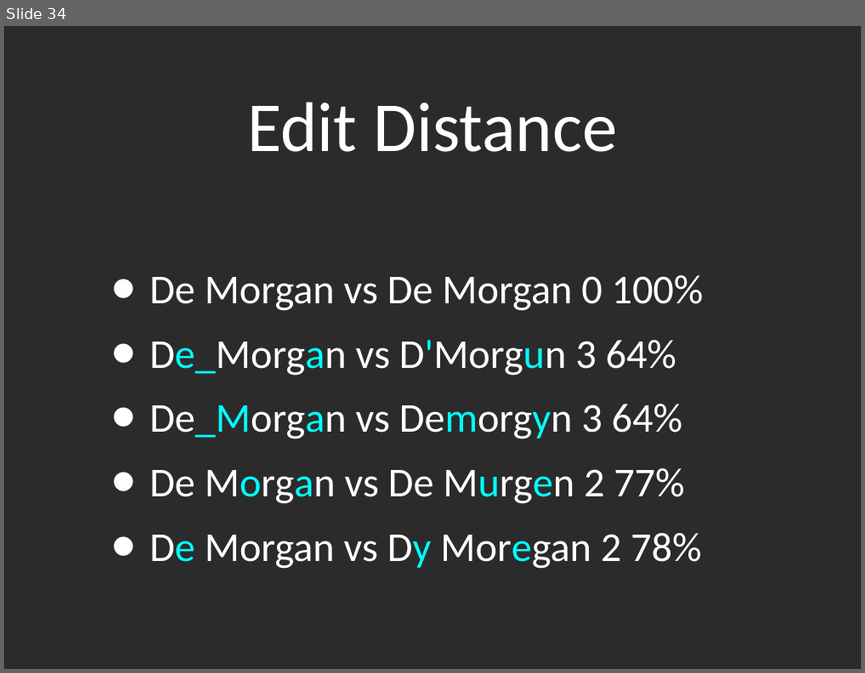
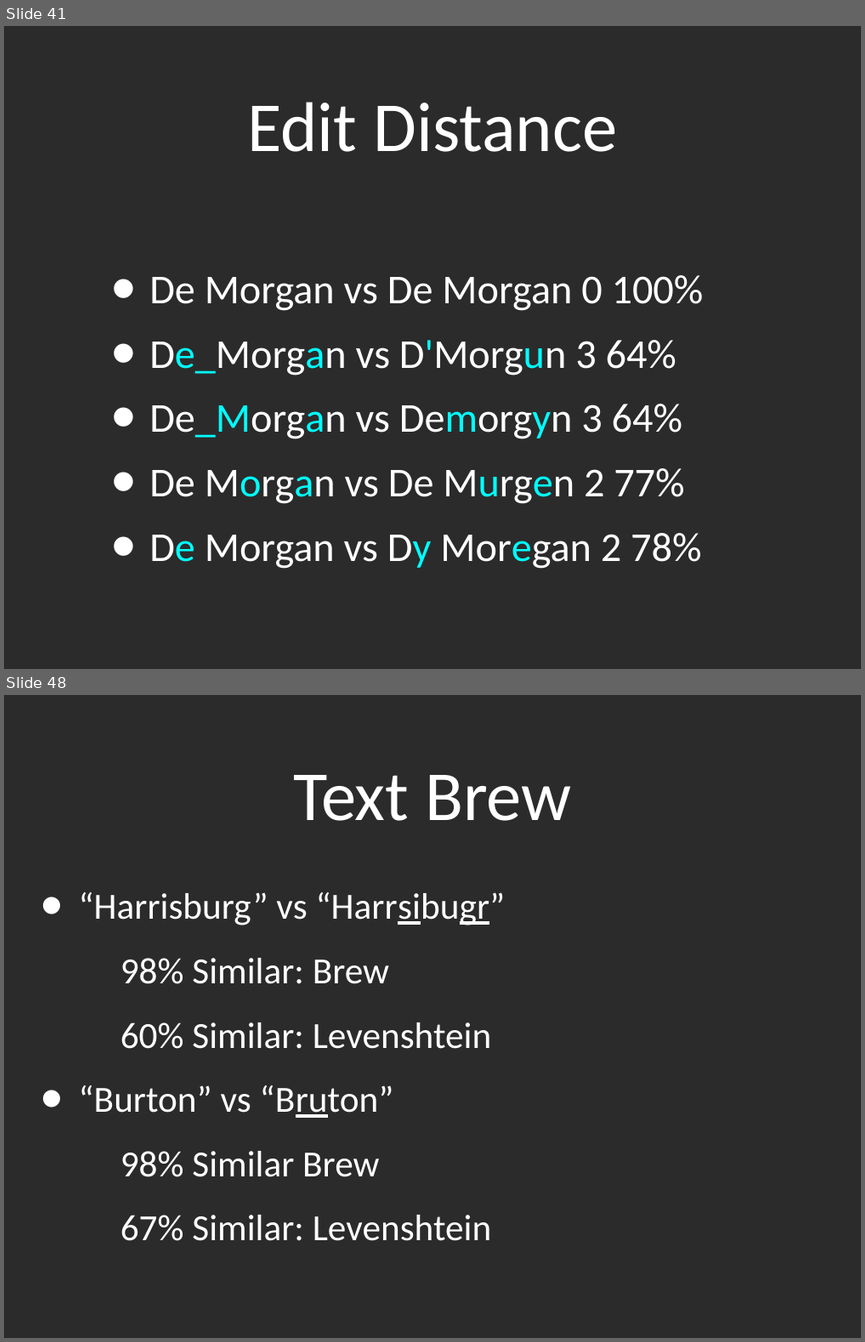
Before and after one commit to kyleburton/fuzzy-string, a slide deck: fuzzy-matching.ppt. Shown one above the other, each under a label of ours: slide 34 before the commit, slides 41 and 48 after it; the slides between them are not shown. The pictures are 865x673 and 865x1342 pixels, drawn with LibreOffice and Linux fonts; fonts in the diff are those of the drawing; background and template pictures are left out; a plain dark background stands for a picture behind light text. Boxes give left, top, right and bottom in pixels: in the first picture for what was removed or moved away, otherwise in the second. Text is boxed around its words. In the diff, an @@ line names an element or a change of style, - is before the commit and + after.

```diff
--- a/fuzzy-matching.ppt
+++ b/fuzzy-matching.ppt
@@ slide 48 added at box(4, 695, 861, 1338), background picture (left out) @@
@@ title added at box(293, 775, 571, 821), 84 pt, text #FFFFFF @@
+Text Brew
@@ text added at box(79, 892, 506, 1241), 44 pt, text #FFFFFF @@
+• “Harrisburg” vs “Harrsibugr”
+    98% Similar: Brew
+    60% Similar: Levenshtein
+• “Burton” vs “Bruton”
+    98% Similar Brew
+    67% Similar: Levenshtein
@@ what was slide 34 is now slide 41 @@
```
Also in this commit, not shown: 36 slides changed, 6 other slides added, 2 slides removed, 3 other files.
